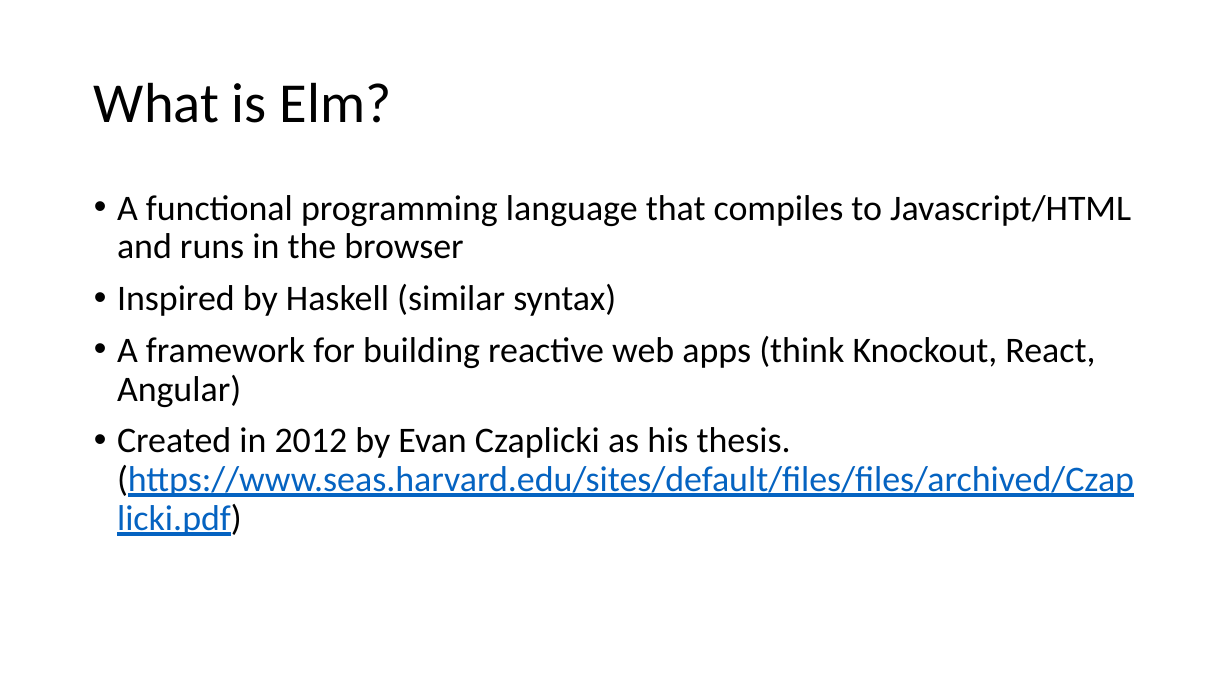
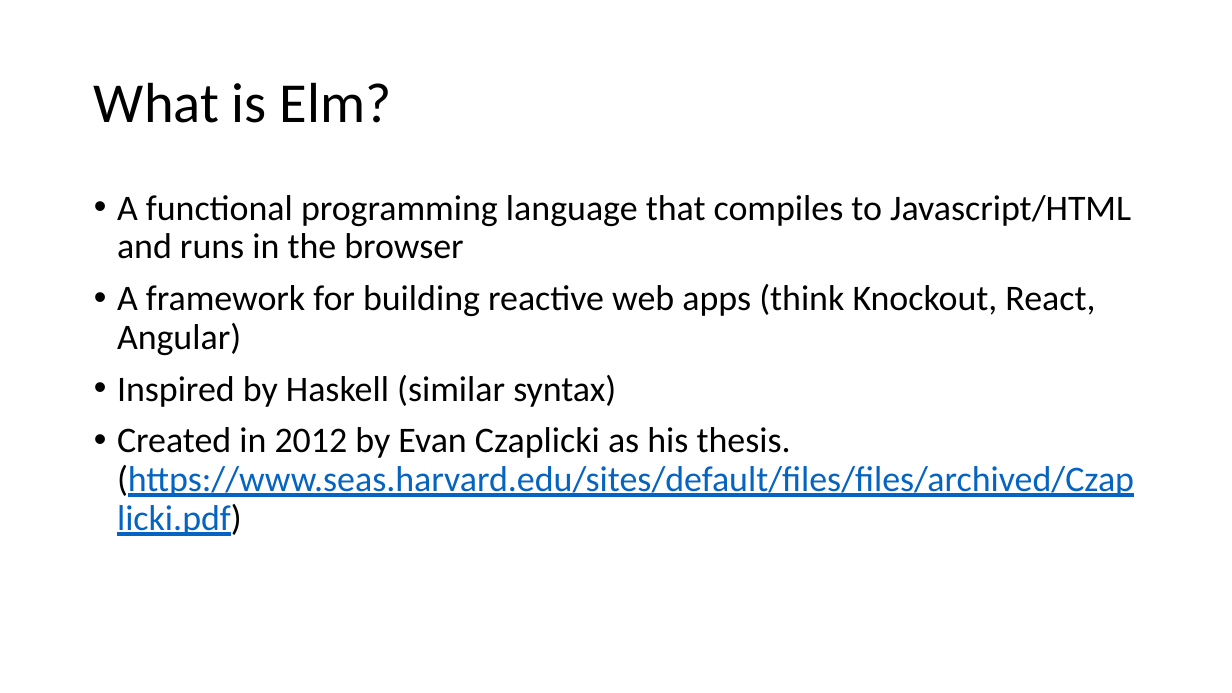
Before and after one commit to bernardwolff/elm-presentation, a slide deck: slide 2 of Elm Lunch Talk.pptx. Drawn at 1232x693 pixels with LibreOffice and Linux fonts; fonts in the diff are those of the drawing. Boxes give left, top, right and bottom in pixels: in the first picture for what was removed or moved away, otherwise in the second. Text is boxed around its words. In the diff, an @@ line names an element or a change of style, - is before the commit and + after.

```diff
--- a/Elm Lunch Talk.pptx
+++ b/Elm Lunch Talk.pptx
@@ text at (x1=117, y1=284, x2=1095, y2=355): paragraph added @@
+• A framework for building reactive web apps (think Knockout, React, Angular)
@@ text at (x1=117, y1=336, x2=1095, y2=407): paragraph removed @@
-• A framework for building reactive web apps (think Knockout, React, Angular)
```
Also in this commit, not shown: 3 other slides changed, 4 other files.
